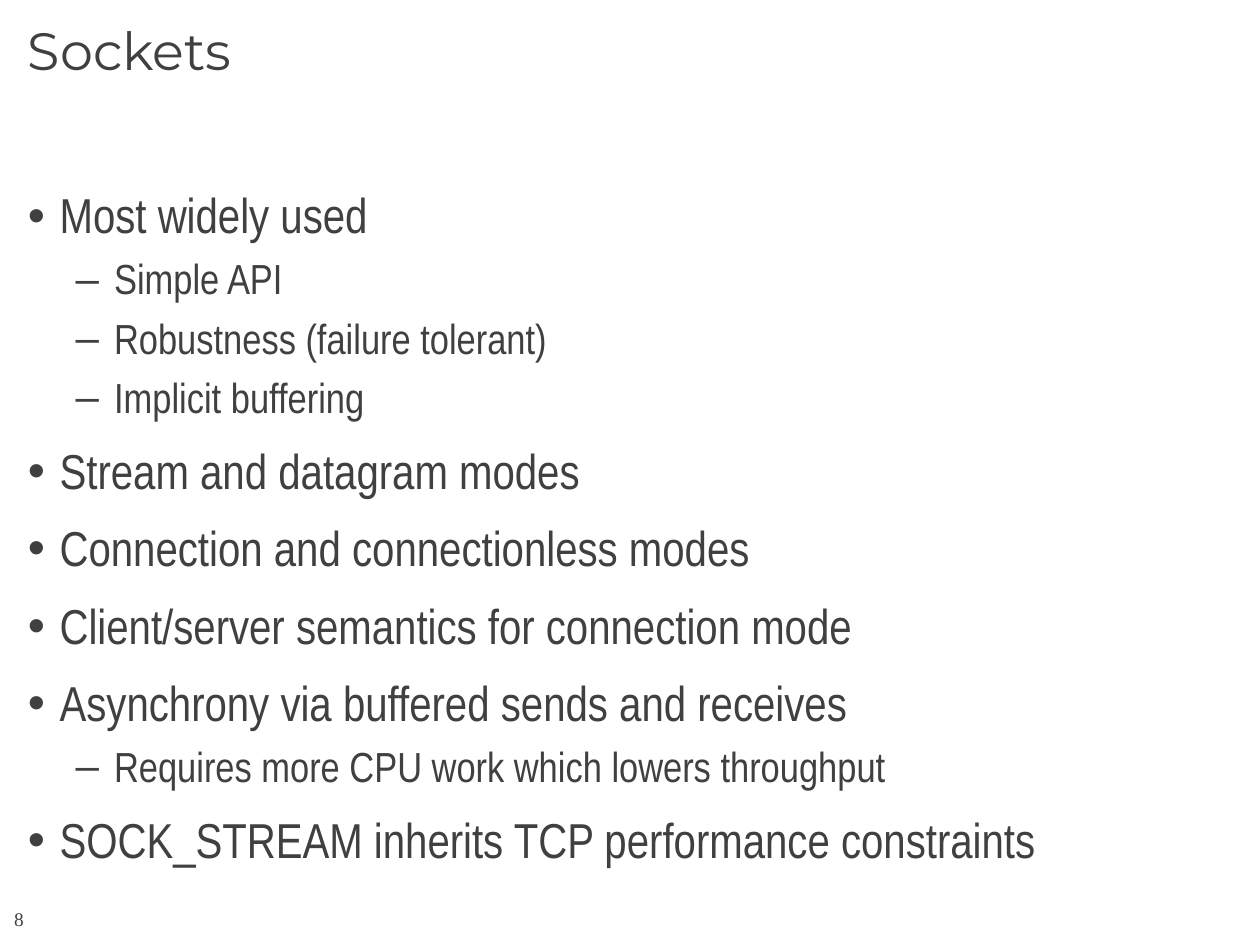
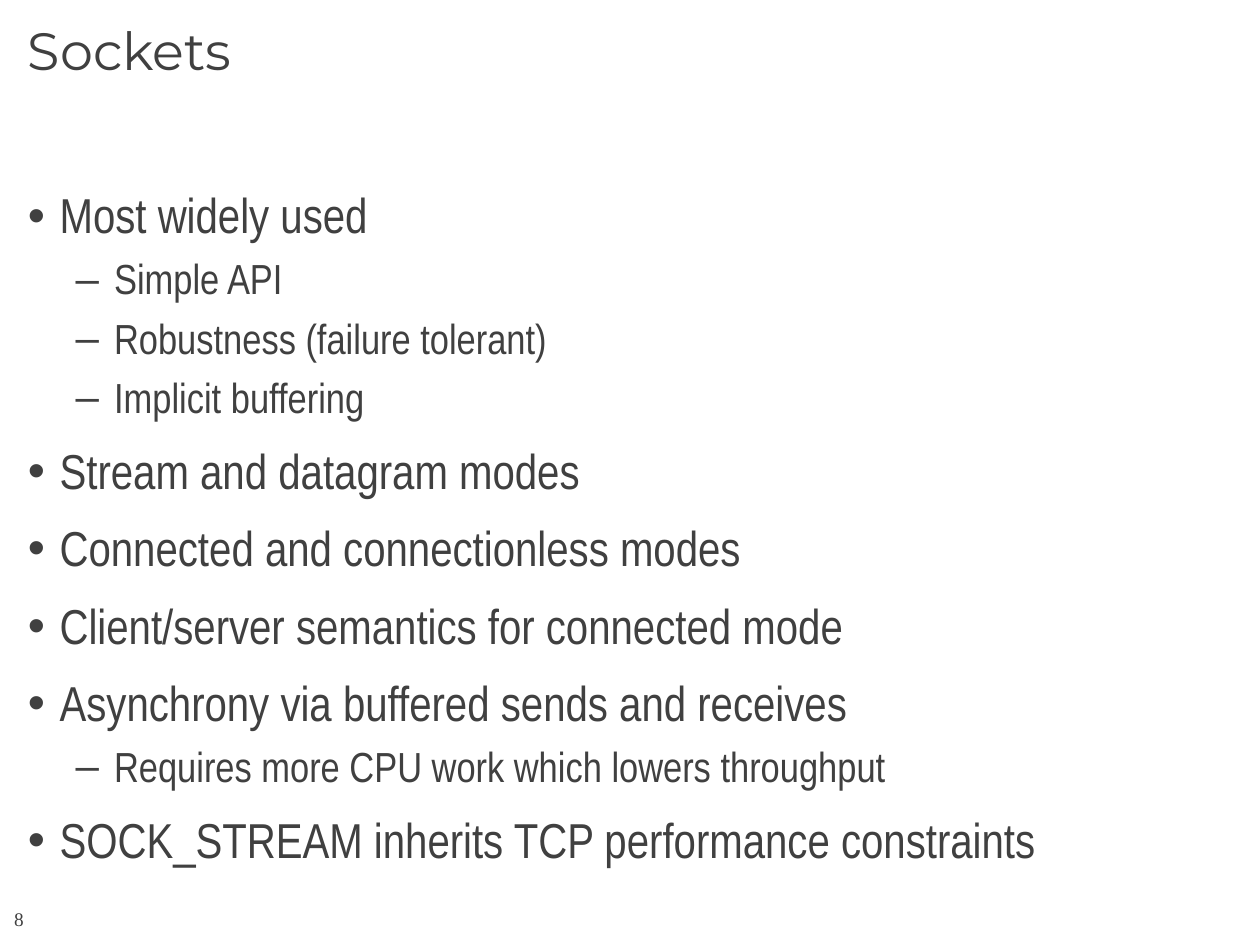
Before and after one commit to CCI/pub, a slide deck: slide 8 of slides/HotI-2011/2011-HotI-CCI-OLCF.pptx. Drawn at 1260x945 pixels with LibreOffice and Linux fonts; fonts in the diff are those of the drawing; background and template pictures are left out. Boxes give left, top, right and bottom in pixels: in the first picture for what was removed or moved away, otherwise in the second. Text is boxed around its words. In the diff, an @@ line names an element or a change of style, - is before the commit and + after.

```diff
--- a/slides/HotI-2011/2011-HotI-CCI-OLCF.pptx
+++ b/slides/HotI-2011/2011-HotI-CCI-OLCF.pptx
@@ text at bbox=[60, 530, 842, 645]: text changed @@
-• Connection and connectionless modes
-• Client/server semantics for connection mode
+• Connected and connectionless modes
+• Client/server semantics for connected mode
```
Also in this commit, not shown: 7 other slides changed.
